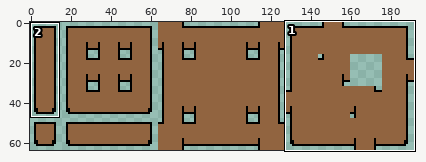
Two versions of one pixel-art file, test/tileset.aseprite. Above: a wide view before the commit, with the close-up outlined.
Close-up. Earlier state:
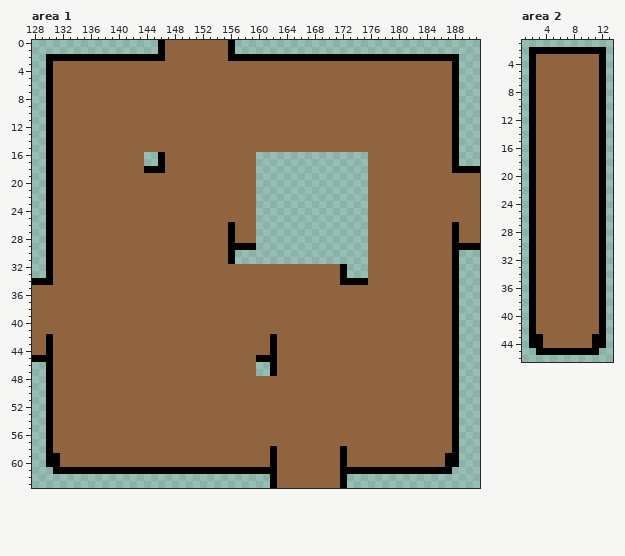
192x64 pixels, 1 frame. Colours within 5 levels of each other are drawn and written as one. Shown: area 1: x 128..191, y 0..63; area 2: x 1..13, y 1..46. The commit also changed other parts of the picture, which this record leaves out.
After:
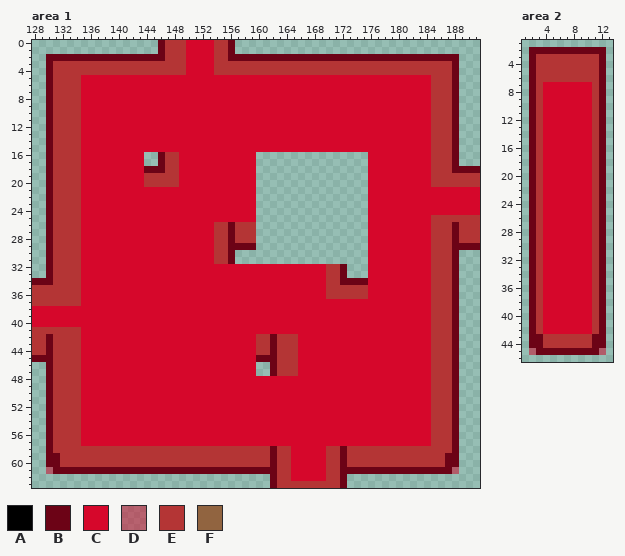
Palette (. is transparent): A #000000  B #6c0316  C #d6072b  D #d7062b80  E #b43535  F #916440
The edit:
layer "Brown Tileset/Brown Tileset" added
layer "Brown Tileset/Brown Tileset-col" added
layer "Default Bitmask" added
layer "Tilemap/Brown Tileset" removed
Changed rows in their new state; - is an unchanged pixel.
Area 1, layers "Default Bitmask", "Brown Tileset/Brown Tileset-col":
first column x 128:
 0 ------------------BEEECCCCEEB-----------------------------------
 1 ------------------BEEECCCCEEB-----------------------------------
 2 --BBBBBBBBBBBBBBBBBEEECCCCEEBBBBBBBBBBBBBBBBBBBBBBBBBBBBBBBBB---
 3 --BEEEEEEEEEEEEEEEEEEECCCCEEEEEEEEEEEEEEEEEEEEEEEEEEEEEEEEEEB---
 4 --BEEEEEEEEEEEEEEEEEEECCCCEEEEEEEEEEEEEEEEEEEEEEEEEEEEEEEEEEB---
 5 --BEEEECCCCCCCCCCCCCCCCCCCCCCCCCCCCCCCCCCCCCCCCCCCCCCCCCCEEEB---
 6 --BEEEECCCCCCCCCCCCCCCCCCCCCCCCCCCCCCCCCCCCCCCCCCCCCCCCCCEEEB---
 7 --BEEEECCCCCCCCCCCCCCCCCCCCCCCCCCCCCCCCCCCCCCCCCCCCCCCCCCEEEB---
 8 --BEEEECCCCCCCCCCCCCCCCCCCCCCCCCCCCCCCCCCCCCCCCCCCCCCCCCCEEEB---
 9 --BEEEECCCCCCCCCCCCCCCCCCCCCCCCCCCCCCCCCCCCCCCCCCCCCCCCCCEEEB---
10 --BEEEECCCCCCCCCCCCCCCCCCCCCCCCCCCCCCCCCCCCCCCCCCCCCCCCCCEEEB---
11 --BEEEECCCCCCCCCCCCCCCCCCCCCCCCCCCCCCCCCCCCCCCCCCCCCCCCCCEEEB---
12 --BEEEECCCCCCCCCCCCCCCCCCCCCCCCCCCCCCCCCCCCCCCCCCCCCCCCCCEEEB---
13 --BEEEECCCCCCCCCCCCCCCCCCCCCCCCCCCCCCCCCCCCCCCCCCCCCCCCCCEEEB---
14 --BEEEECCCCCCCCCCCCCCCCCCCCCCCCCCCCCCCCCCCCCCCCCCCCCCCCCCEEEB---
15 --BEEEECCCCCCCCCCCCCCCCCCCCCCCCCCCCCCCCCCCCCCCCCCCCCCCCCCEEEB---
16 --BEEEECCCCCCCCC--BEECCCCCCCCCCC----------------CCCCCCCCCEEEB---
17 --BEEEECCCCCCCCC--BEECCCCCCCCCCC----------------CCCCCCCCCEEEB---
18 --BEEEECCCCCCCCCBBBEECCCCCCCCCCC----------------CCCCCCCCCEEEBBBB
19 --BEEEECCCCCCCCCEEEEECCCCCCCCCCC----------------CCCCCCCCCEEEEEEE
20 --BEEEECCCCCCCCCEEEEECCCCCCCCCCC----------------CCCCCCCCCEEEEEEE
21 --BEEEECCCCCCCCCCCCCCCCCCCCCCCCC----------------CCCCCCCCCCCCCCCC
22 --BEEEECCCCCCCCCCCCCCCCCCCCCCCCC----------------CCCCCCCCCCCCCCCC
23 --BEEEECCCCCCCCCCCCCCCCCCCCCCCCC----------------CCCCCCCCCCCCCCCC
24 --BEEEECCCCCCCCCCCCCCCCCCCCCCCCC----------------CCCCCCCCCCCCCCCC
25 --BEEEECCCCCCCCCCCCCCCCCCCCCCCCC----------------CCCCCCCCCEEEEEEE
26 --BEEEECCCCCCCCCCCCCCCCCCCEEBEEE----------------CCCCCCCCCEEEBEEE
27 --BEEEECCCCCCCCCCCCCCCCCCCEEBEEE----------------CCCCCCCCCEEEBEEE
28 --BEEEECCCCCCCCCCCCCCCCCCCEEBEEE----------------CCCCCCCCCEEEBEEE
29 --BEEEECCCCCCCCCCCCCCCCCCCEEBBBB----------------CCCCCCCCCEEEBBBB
30 --BEEEECCCCCCCCCCCCCCCCCCCEEB-------------------CCCCCCCCCEEEB---
31 --BEEEECCCCCCCCCCCCCCCCCCCEEB-------------------CCCCCCCCCEEEB---
32 --BEEEECCCCCCCCCCCCCCCCCCCCCCCCCCCCCCCCCCCEEB---CCCCCCCCCEEEB---
33 --BEEEECCCCCCCCCCCCCCCCCCCCCCCCCCCCCCCCCCCEEB---CCCCCCCCCEEEB---
34 BBBEEEECCCCCCCCCCCCCCCCCCCCCCCCCCCCCCCCCCCEEBBBBCCCCCCCCCEEEB---
35 EEEEEEECCCCCCCCCCCCCCCCCCCCCCCCCCCCCCCCCCCEEEEEECCCCCCCCCEEEB---
36 EEEEEEECCCCCCCCCCCCCCCCCCCCCCCCCCCCCCCCCCCEEEEEECCCCCCCCCEEEB---
37 EEEEEEECCCCCCCCCCCCCCCCCCCCCCCCCCCCCCCCCCCCCCCCCCCCCCCCCCEEEB---
38 CCCCCCCCCCCCCCCCCCCCCCCCCCCCCCCCCCCCCCCCCCCCCCCCCCCCCCCCCEEEB---
39 CCCCCCCCCCCCCCCCCCCCCCCCCCCCCCCCCCCCCCCCCCCCCCCCCCCCCCCCCEEEB---
40 CCCCCCCCCCCCCCCCCCCCCCCCCCCCCCCCCCCCCCCCCCCCCCCCCCCCCCCCCEEEB---
41 EEEEEEECCCCCCCCCCCCCCCCCCCCCCCCCCCCCCCCCCCCCCCCCCCCCCCCCCEEEB---
42 EEBEEEECCCCCCCCCCCCCCCCCCCCCCCCCEEBEEECCCCCCCCCCCCCCCCCCCEEEB---
43 EEBEEEECCCCCCCCCCCCCCCCCCCCCCCCCEEBEEECCCCCCCCCCCCCCCCCCCEEEB---
44 EEBEEEECCCCCCCCCCCCCCCCCCCCCCCCCEEBEEECCCCCCCCCCCCCCCCCCCEEEB---
45 BBBEEEECCCCCCCCCCCCCCCCCCCCCCCCCBBBEEECCCCCCCCCCCCCCCCCCCEEEB---
46 --BEEEECCCCCCCCCCCCCCCCCCCCCCCCC--BEEECCCCCCCCCCCCCCCCCCCEEEB---
47 --BEEEECCCCCCCCCCCCCCCCCCCCCCCCC--BEEECCCCCCCCCCCCCCCCCCCEEEB---
48 --BEEEECCCCCCCCCCCCCCCCCCCCCCCCCCCCCCCCCCCCCCCCCCCCCCCCCCEEEB---
49 --BEEEECCCCCCCCCCCCCCCCCCCCCCCCCCCCCCCCCCCCCCCCCCCCCCCCCCEEEB---
50 --BEEEECCCCCCCCCCCCCCCCCCCCCCCCCCCCCCCCCCCCCCCCCCCCCCCCCCEEEB---
51 --BEEEECCCCCCCCCCCCCCCCCCCCCCCCCCCCCCCCCCCCCCCCCCCCCCCCCCEEEB---
52 --BEEEECCCCCCCCCCCCCCCCCCCCCCCCCCCCCCCCCCCCCCCCCCCCCCCCCCEEEB---
53 --BEEEECCCCCCCCCCCCCCCCCCCCCCCCCCCCCCCCCCCCCCCCCCCCCCCCCCEEEB---
54 --BEEEECCCCCCCCCCCCCCCCCCCCCCCCCCCCCCCCCCCCCCCCCCCCCCCCCCEEEB---
55 --BEEEECCCCCCCCCCCCCCCCCCCCCCCCCCCCCCCCCCCCCCCCCCCCCCCCCCEEEB---
56 --BEEEECCCCCCCCCCCCCCCCCCCCCCCCCCCCCCCCCCCCCCCCCCCCCCCCCCEEEB---
57 --BEEEECCCCCCCCCCCCCCCCCCCCCCCCCCCCCCCCCCCCCCCCCCCCCCCCCCEEEB---
58 --BEEEEEEEEEEEEEEEEEEEEEEEEEEEEEEEBEECCCCCEEBEEEEEEEEEEEEEEEB---
59 --BBEEEEEEEEEEEEEEEEEEEEEEEEEEEEEEBEECCCCCEEBEEEEEEEEEEEEEEBB---
60 --BBEEEEEEEEEEEEEEEEEEEEEEEEEEEEEEBEECCCCCEEBEEEEEEEEEEEEEEBB---
61 --DBBBBBBBBBBBBBBBBBBBBBBBBBBBBBBBBEECCCCCEEBBBBBBBBBBBBBBBBD---
62 ----------------------------------BEECCCCCEEB-------------------
63 ----------------------------------BEEEEEEEEEB-------------------
Area 2, layers "Default Bitmask", "Brown Tileset/Brown Tileset-col":
first column x 2:
 2 BBBBBBBBBBB
 3 BEEEEEEEEEB
 4 BEEEEEEEEEB
 5 BEEEEEEEEEB
 6 BEEEEEEEEEB
 7 BECCCCCCCEB
 8 BECCCCCCCEB
 9 BECCCCCCCEB
10 BECCCCCCCEB
11 BECCCCCCCEB
12 BECCCCCCCEB
13 BECCCCCCCEB
14 BECCCCCCCEB
15 BECCCCCCCEB
16 BECCCCCCCEB
17 BECCCCCCCEB
18 BECCCCCCCEB
19 BECCCCCCCEB
20 BECCCCCCCEB
21 BECCCCCCCEB
22 BECCCCCCCEB
23 BECCCCCCCEB
24 BECCCCCCCEB
25 BECCCCCCCEB
26 BECCCCCCCEB
27 BECCCCCCCEB
28 BECCCCCCCEB
29 BECCCCCCCEB
30 BECCCCCCCEB
31 BECCCCCCCEB
32 BECCCCCCCEB
33 BECCCCCCCEB
34 BECCCCCCCEB
35 BECCCCCCCEB
36 BECCCCCCCEB
37 BECCCCCCCEB
38 BECCCCCCCEB
39 BECCCCCCCEB
40 BECCCCCCCEB
41 BECCCCCCCEB
42 BECCCCCCCEB
43 BBEEEEEEEBB
44 BBEEEEEEEBB
45 DBBBBBBBBBD
Pixel boxes of the changes (left, top, right, bottom) in both close-ups:
changed: (32, 40, 480, 488)
changed: (529, 47, 606, 355)
